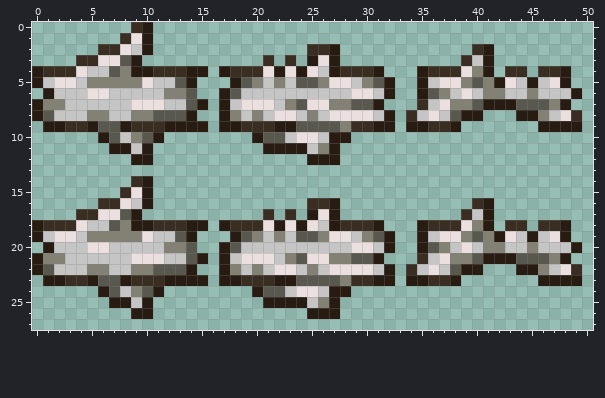
Pixel-art sprite, stored at NPCs/Riven/World_Cracker/World_Cracker_Armor_Health_Bar.png. This is how it looked before the edit.
The file is 102x56 pixels, drawn in blocks of 2x2; one block is one cell here.
New version:
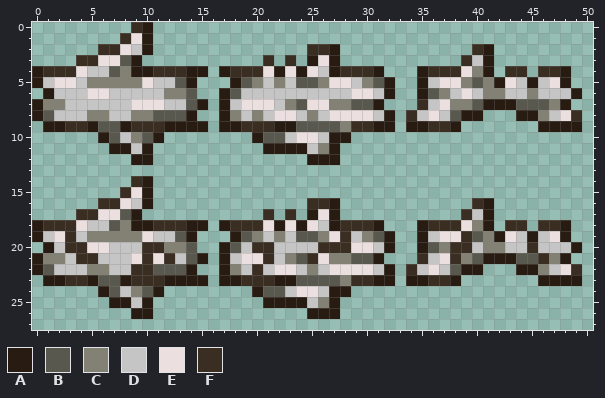
Palette (. is transparent): A #281c12  B #59584f  C #828174  D #c5c5c5  E #ebdfdf  F #3a2d22
What changed:
Changed rows in their new state; - is an unchanged pixel.
first column x 3:
19 F------------------------F----------F-------
20 FF-----FF--------FF----FFF---------FF-----F-
21 -FF----F-F--------F---F------------F-------F
22 ------FF---------F--------------------------
Where, in picture pixels (left, top, right, bottom), the same in both pictures:
changed: (65, 231, 98, 264)
changed: (252, 231, 351, 275)
changed: (450, 231, 472, 264)
changed: (131, 242, 175, 275)
changed: (527, 242, 549, 264)
